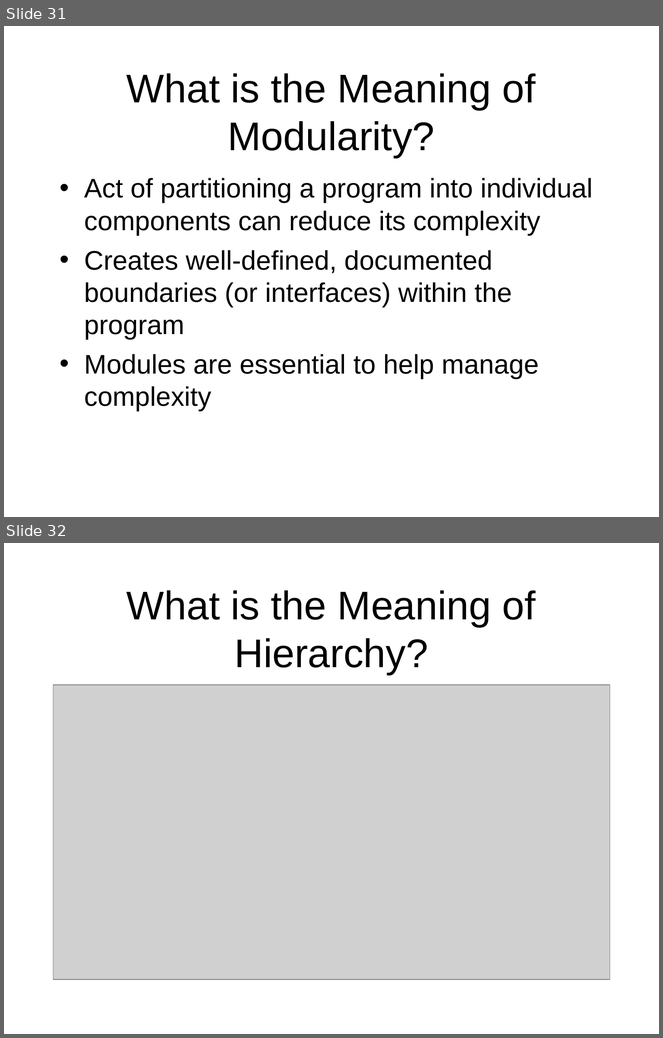
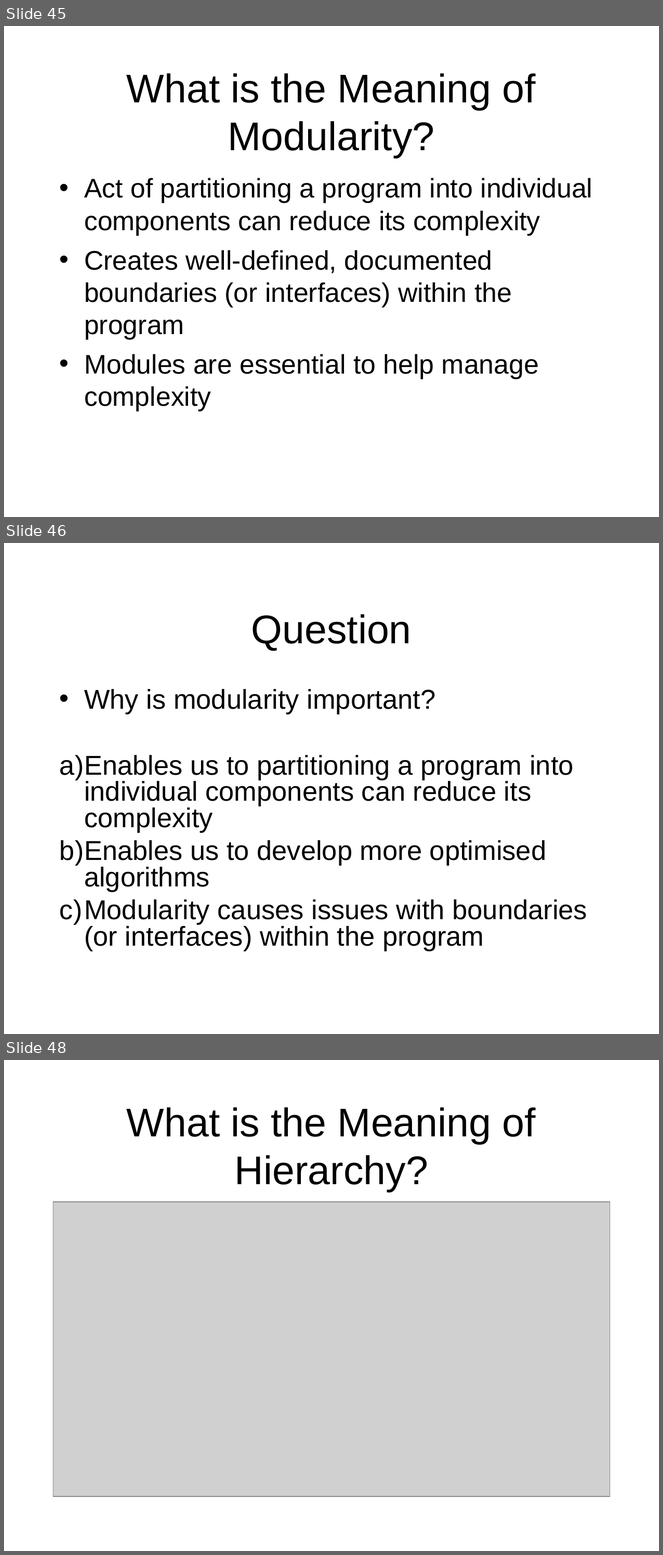
Before and after one commit to octaviordz/zjnu2017.github.io, a slide deck: OOAD/lectures/030--Object.Model.ppt. Shown one above the other, each under a label of ours: slides 31 and 32 before the commit, slides 45, 46 and 48 after it; the slides between them are not shown. The pictures are 663x1038 and 663x1555 pixels, drawn with LibreOffice and Linux fonts; fonts in the diff are those of the drawing; grey boxes stand for pictures. Boxes give left, top, right and bottom in pixels: in the first picture for what was removed or moved away, otherwise in the second. Text is boxed around its words. In the diff, an @@ line names an element or a change of style, - is before the commit and + after.

```diff
--- a/OOAD/lectures/030--Object.Model.ppt
+++ b/OOAD/lectures/030--Object.Model.ppt
@@ slide 46 added at [4,543,659,1034], background #FFFFFF @@
@@ title added at [252,614,412,651], 44 pt, text #000000 @@
+Question
@@ text added at [60,689,588,952], 30 pt, text #000000 @@
+• Why is modularity important?
+a) Enables us to partitioning a program into individual components can reduce its complexity
+b) Enables us to develop more optimised algorithms
+c) Modularity causes issues with boundaries (or interfaces) within the program
@@ what was slide 31 is now slide 45 @@
@@ what was slide 32 is now slide 48 @@
```
Also in this commit, not shown: 7 slides changed, 23 other slides added, 2 other files.
